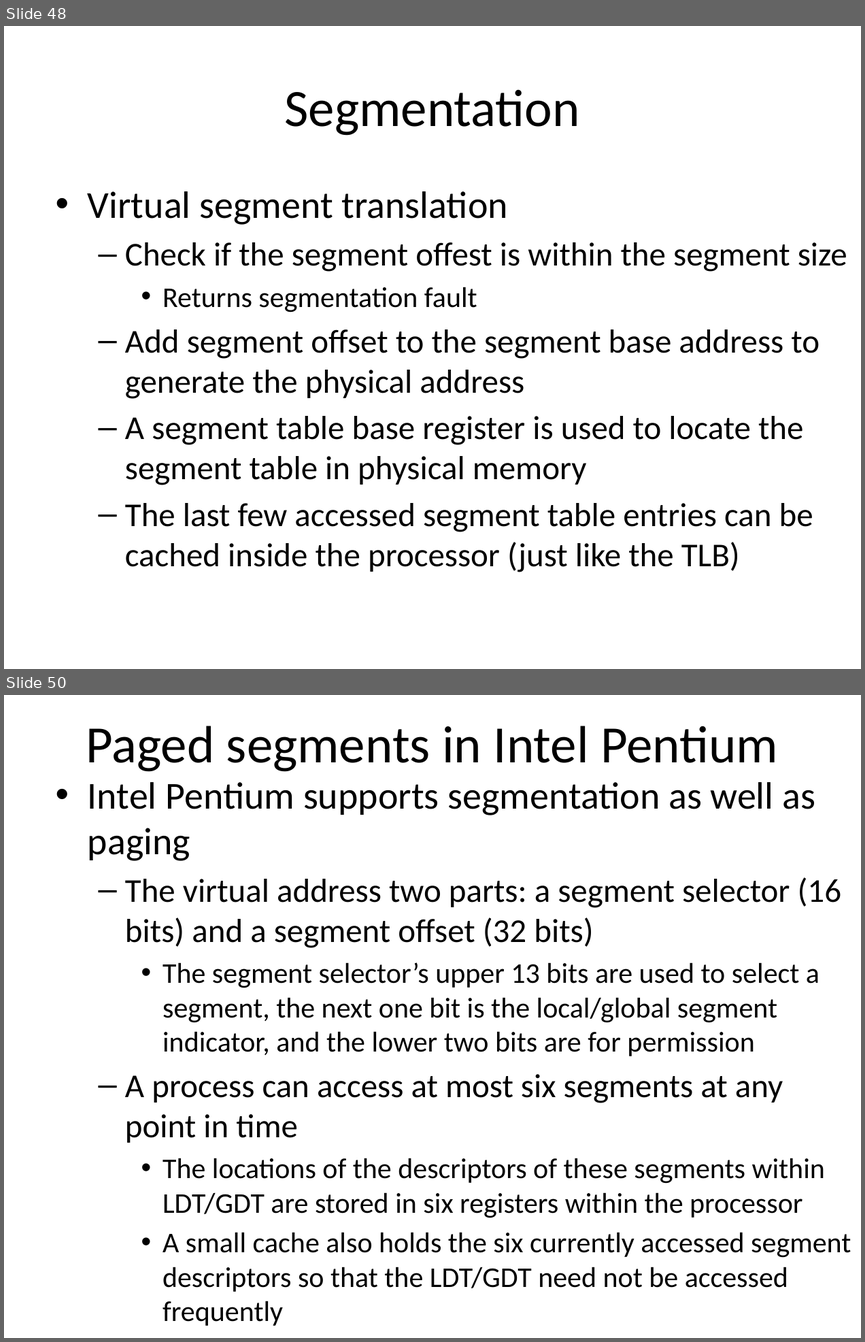
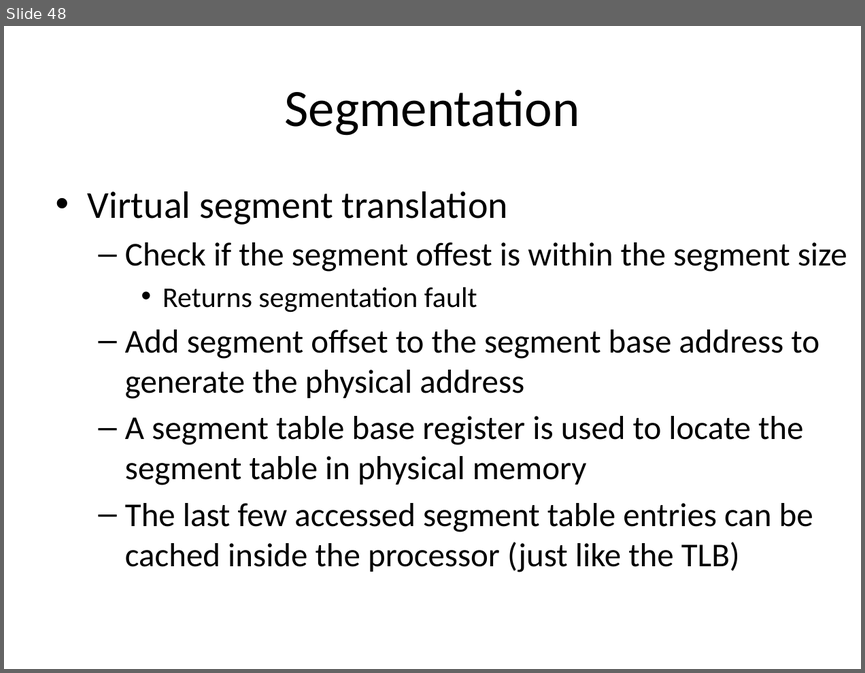
Before and after one commit to sidarth164/iitk-assignments, a slide deck: CS330/lectures/memory_management.pptx. Shown one above the other, each under a label of ours: slides 48 and 50 before the commit, slide 48 after it; the slides between them are not shown. The pictures are 865x1342 and 865x673 pixels, drawn with LibreOffice and Linux fonts; fonts in the diff are those of the drawing. Boxes give left, top, right and bottom in pixels: in the first picture for what was removed or moved away, otherwise in the second. Text is boxed around its words. In the diff, an @@ line names an element or a change of style, - is before the commit and + after.

```diff
--- a/CS330/lectures/memory_management.pptx
+++ b/CS330/lectures/memory_management.pptx
@@ slide 50 removed at [4, 695, 861, 1338], background #FFFFFF @@
@@ title removed at [86, 726, 778, 772] @@
-Paged segments in Intel Pentium
@@ text removed at [88, 782, 851, 1325] @@
-• Intel Pentium supports segmentation as well as paging
-  – The virtual address two parts: a segment selector (16 bits) and a segment offset (32 bits)
-    • The segment selector’s upper 13 bits are used to select a segment, the next one bit is the local/global segment indicator, and the lower two bits are for permission
-  – A process can access at most six segments at any point in time
-    • The locations of the descriptors of these segments within LDT/GDT are stored in six registers within the processor
-    • A small cache also holds the six currently accessed segment descriptors so that the LDT/GDT need not be accessed frequently
```
Also in this commit, not shown: 1 slide changed, 6 other slides removed, 5 other files.
